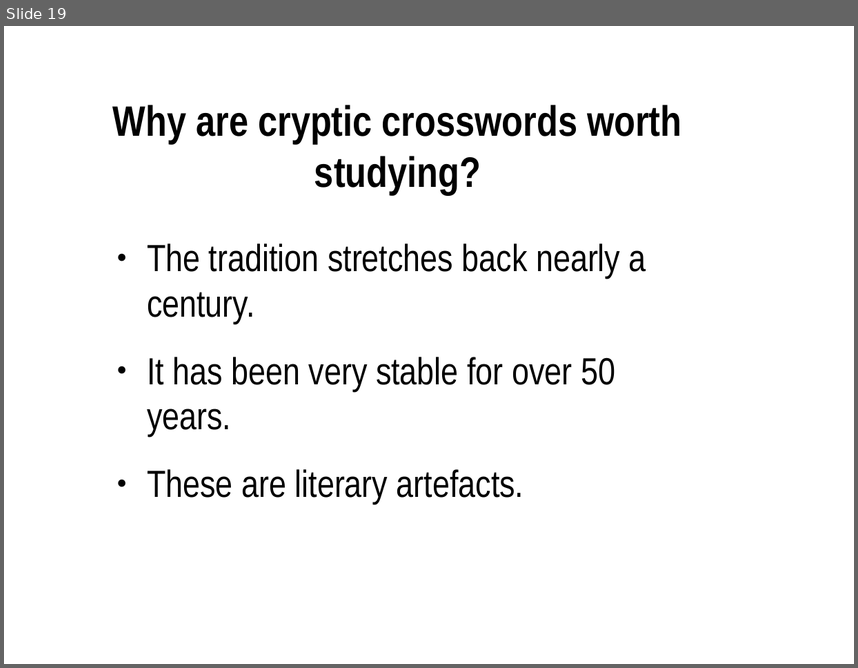
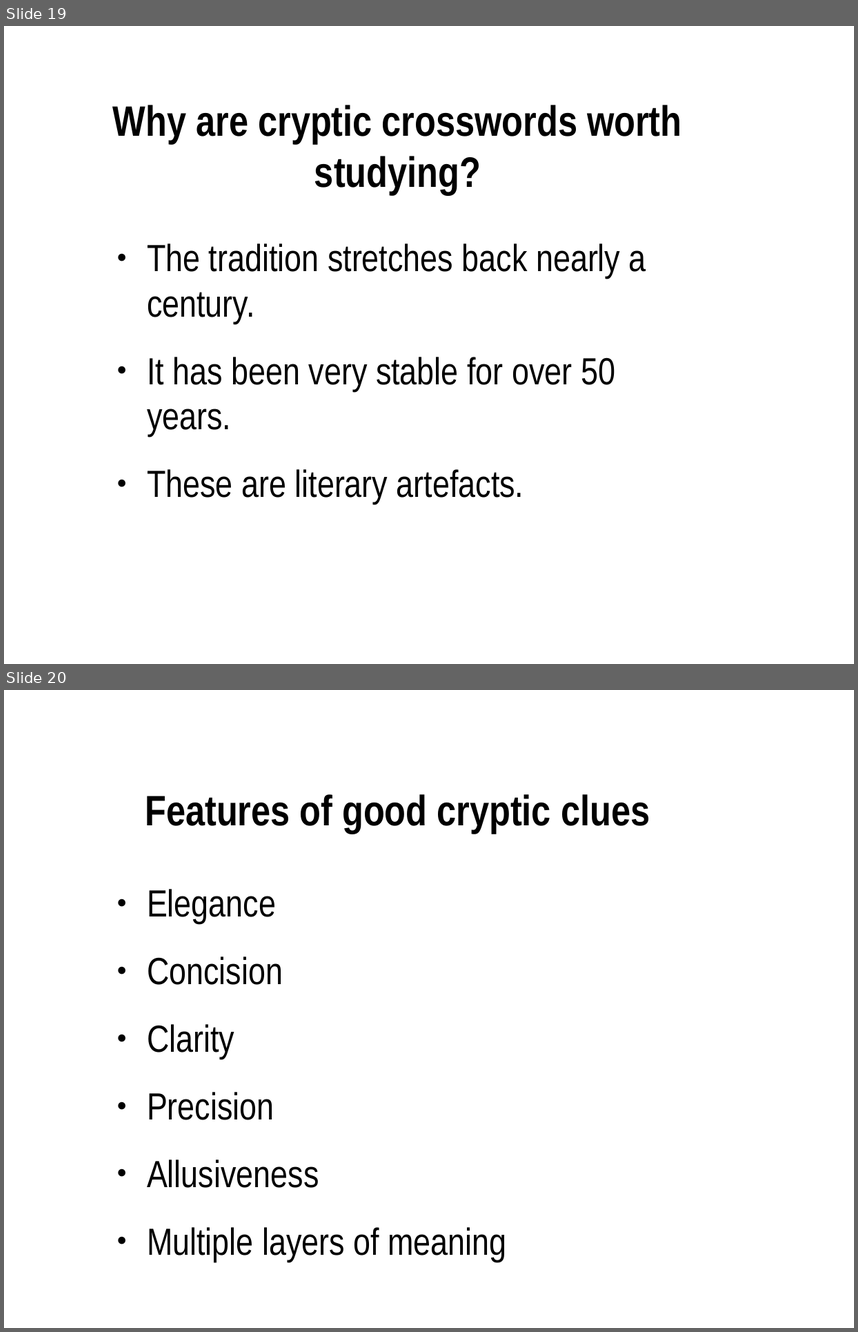
Before and after one commit to martindholmes/cryptic, a slide deck: presentations/tei2017.odp. Shown one above the other, each under a label of ours: slide 19 before the commit, slides 19 and 20 after it. The pictures are 858x668 and 858x1332 pixels, drawn with LibreOffice and Linux fonts; fonts in the diff are those of the drawing; background and template pictures are left out. Boxes give left, top, right and bottom in pixels: in the first picture for what was removed or moved away, otherwise in the second. Text is boxed around its words. In the diff, an @@ line names an element or a change of style, - is before the commit and + after.

```diff
--- a/presentations/tei2017.odp
+++ b/presentations/tei2017.odp
@@ slide 20 added at (4, 690, 854, 1328), background picture (left out) @@
@@ title added at (145, 794, 650, 834), 36 pt, text #000000, bold @@
+Features of good cryptic clues
@@ text added at (147, 889, 506, 1261), 32 pt, text #000000 @@
+● Elegance
+● Concision
+● Clarity
+● Precision
+● Allusiveness
+● Multiple layers of meaning
```
Also in this commit, not shown: 4 slides changed, 16 other slides added, 1 other file.
